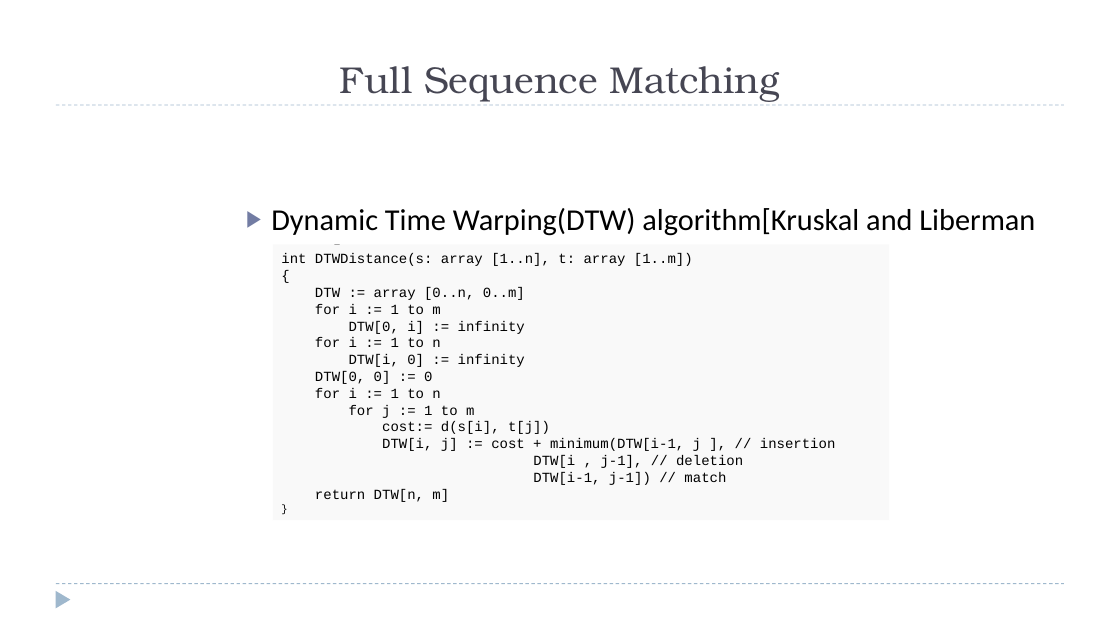
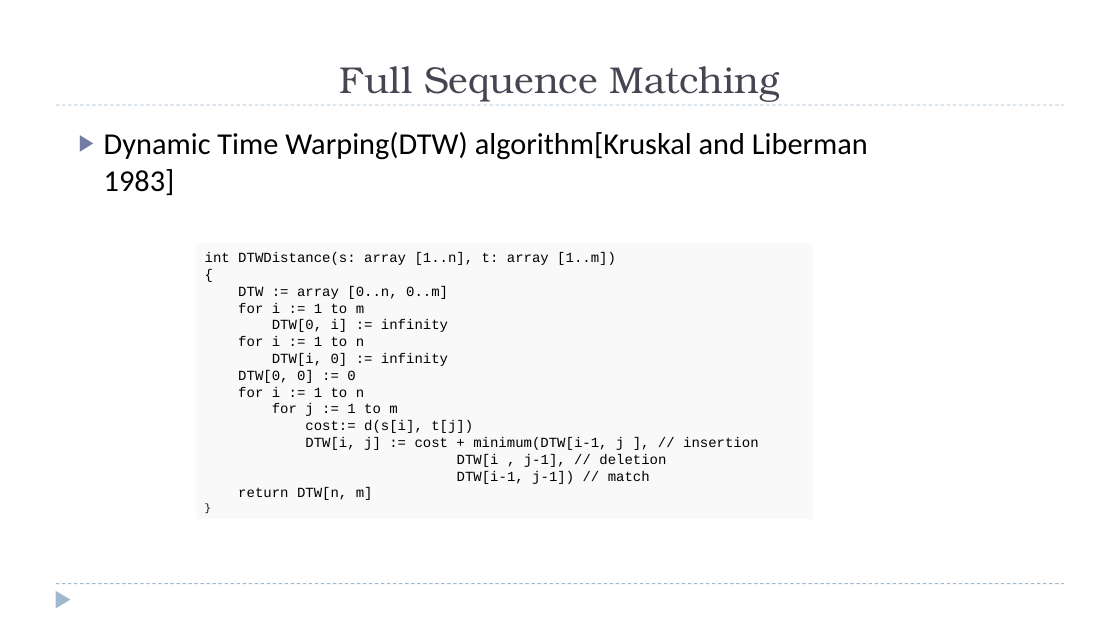
Before and after one commit to zixiaojindao/time-series-survey, a slide deck: slide 26 of slide/tsdm.pptx. Drawn at 1120x630 pixels with LibreOffice and Linux fonts; fonts in the diff are those of the drawing. Boxes give left, top, right and bottom in pixels: in the first picture for what was removed or moved away, otherwise in the second. Text is boxed around its words. In the diff, an @@ line names an element or a change of style, - is before the commit and + after.

```diff
--- a/slide/tsdm.pptx
+++ b/slide/tsdm.pptx
@@ text "Dynamic Time Warping(DTW) algorithm[Kruskal and ...": place and size @@
-text "Dynamic Time Warping(DTW) algorithm[Kruskal and ..." at <box>271,208,1035,274</box>
+text "Dynamic Time Warping(DTW) algorithm[Kruskal and ..." at <box>104,132,868,195</box>
@@ text "int DTWDistance(s: array [1..n], t: ...": place and size @@
-text "int DTWDistance(s: array [1..n], t: ..." at <box>281,253,836,502</box>
+text "int DTWDistance(s: array [1..n], t: ..." at <box>205,252,759,500</box>
```
Also in this commit, not shown: 1 other slide changed, 5 slides added, 2 other files.
